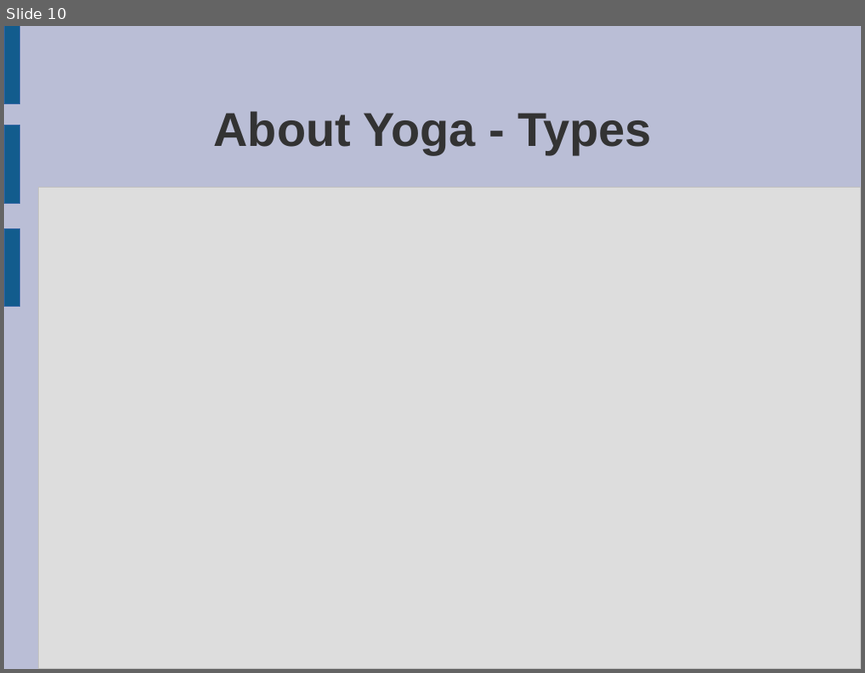
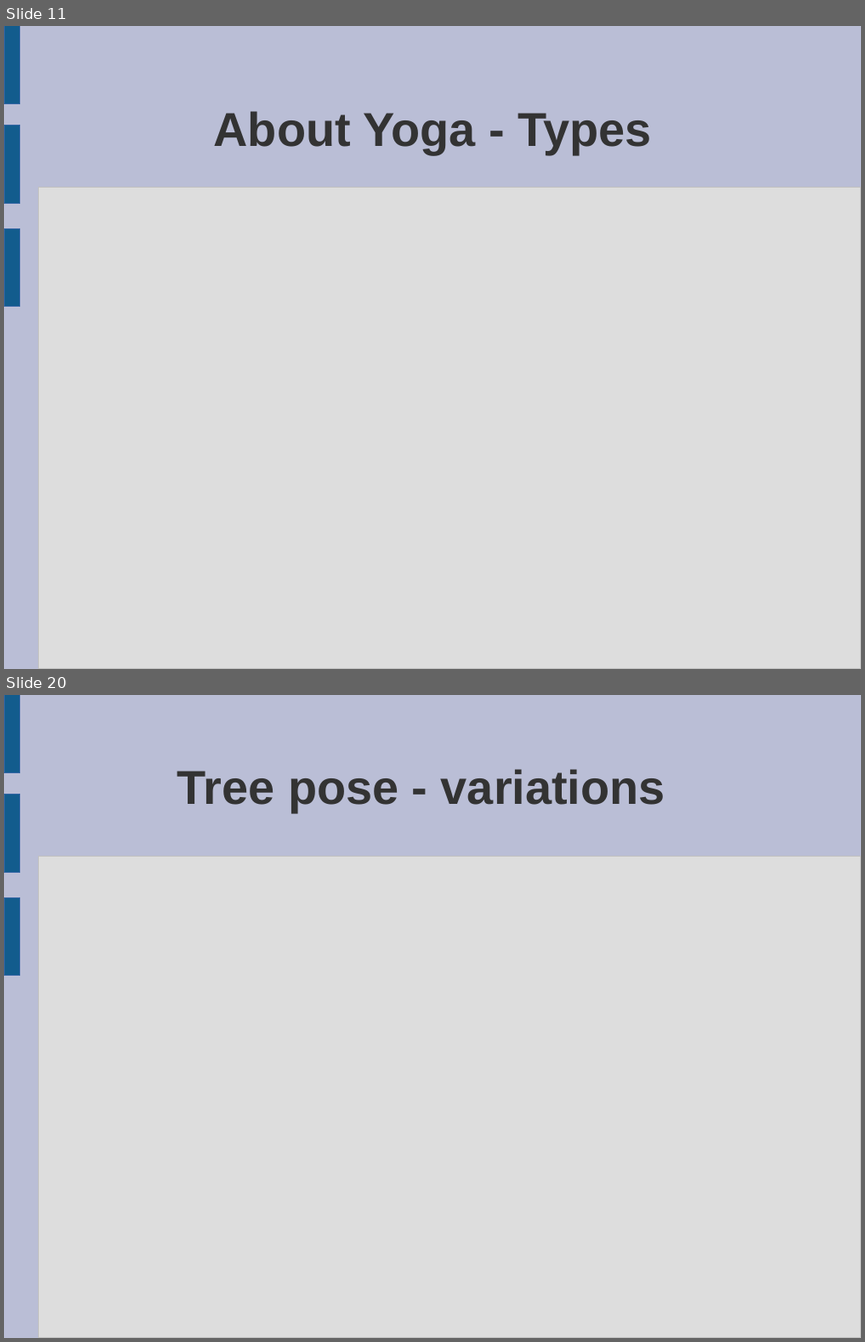
Before and after one commit to peterborkuti/english, a slide deck: yoga_01.odp. Shown one above the other, each under a label of ours: slide 10 before the commit, slides 11 and 20 after it; the slides between them are not shown. The pictures are 865x673 and 865x1342 pixels, drawn with LibreOffice and Linux fonts; fonts in the diff are those of the drawing. Boxes give left, top, right and bottom in pixels: in the first picture for what was removed or moved away, otherwise in the second. Text is boxed around its words. In the diff, an @@ line names an element or a change of style, - is before the commit and + after.

```diff
--- a/yoga_01.odp
+++ b/yoga_01.odp
@@ slide 20 added at box(4, 695, 861, 1338), background #BABED6; not listed: 4 template elements that a slide beside it also shows @@
@@ title added at box(177, 769, 665, 812), 44 pt, text #333333, bold @@
+Tree pose - variations
@@ what was slide 10 is now slide 11 @@
```
Also in this commit, not shown: 1 slide changed, 21 other slides added, 1 slide removed.
